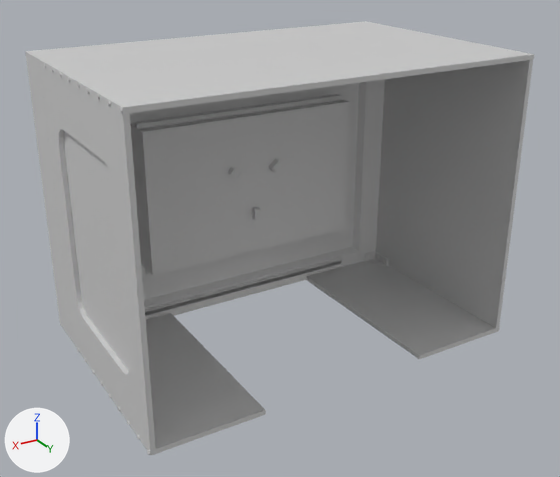
A saved change to the COLLADA model fraese/Base_LOW_POLY.dae.
Camera for both pictures: a 50 mm lens placed at (5.78, 8.46, 4.59), pointed at (1.02, 0.52, 0.62). Every picture has the same lights, and +X, +Y and +Z are marked at lower left. Where no turn or scale is listed for an object, it has been applied to the vertices.
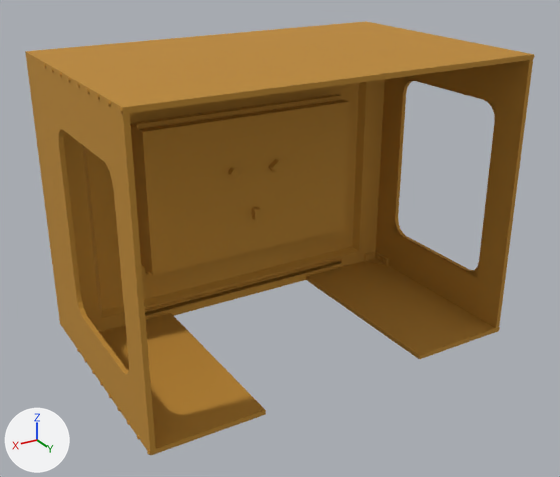
What changed in the scene script:
```text
Change mat_material_001:
    mat_material_001.base_color: (0.64, 0.64, 0.64) -> (0.512, 0.25, 0.0297)  # light grey #d1d1d1 -> orange #be8930
Change me_plane:
    used by ob_plane; location = (0.0, 0.0, 0.0)
    remove me_plane.from_pydata(...)  # 816 vertices, 1200 faces; spans x -1.59..3.54, y -0.68..2.02, z -1.01..2.97
    add me_plane.from_pydata(...)  # 852 vertices, 1254 faces; spans x -1.59..3.54, y -0.68..2.02, z -1.01..2.97
    me_plane part 1
    10 faces are deleted
    36 vertices are added at x -1.51..3.47, y -0.24..2.02, z -0.69..2.88
    64 new faces join them
```

Boxes (x1, y1, x2, y2) around the edits, measured in the pictures (560 x 477 px):
'Plane', recoloured, reshaped (grey to orange): (39, 26, 535, 455) in both
'Plane_002', recoloured: (130, 94, 349, 275) in both
'Plane_001', recoloured: (25, 21, 389, 342) in both
part 1 of me_plane, built on: before (64, 60, 530, 371); after (64, 60, 530, 328)
